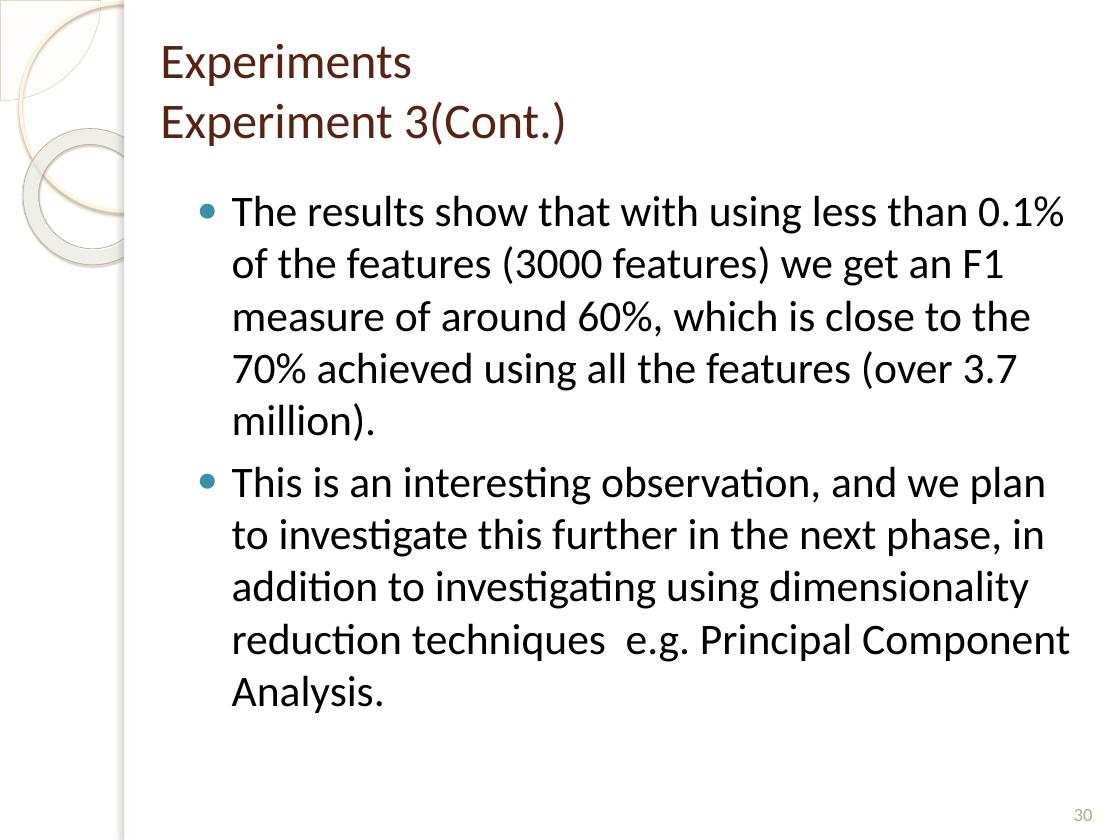
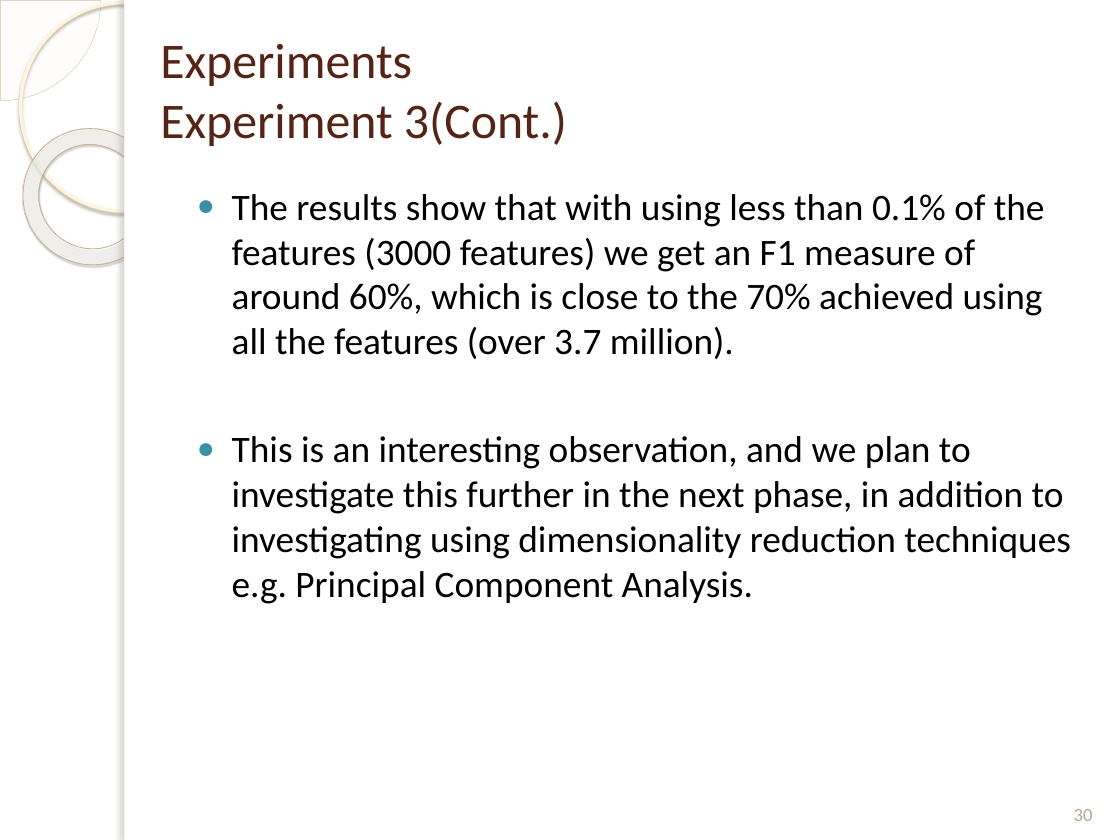
Before and after one commit to mhd9023/Thesis, a slide deck: slide 30 of Report#1_.pptx. Drawn at 1120x840 pixels with LibreOffice and Linux fonts; fonts in the diff are those of the drawing; background and template pictures are left out. Boxes give left, top, right and bottom in pixels: in the first picture for what was removed or moved away, otherwise in the second. Text is boxed around its words. In the diff, an @@ line names an element or a change of style, - is before the commit and + after.

```diff
--- a/Report#1_.pptx
+++ b/Report#1_.pptx
@@ text "The results show that with ..." at <box>232,194,1071,604</box>: size 28 to 24 pt @@
```
Also in this commit, not shown: 2 other slides changed, 18 other files.
